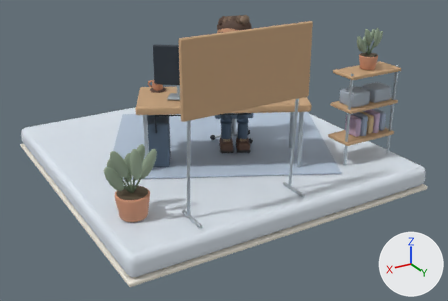
The glTF model site/public/dioramas/ai.glb as it was, and as the next commit left it.
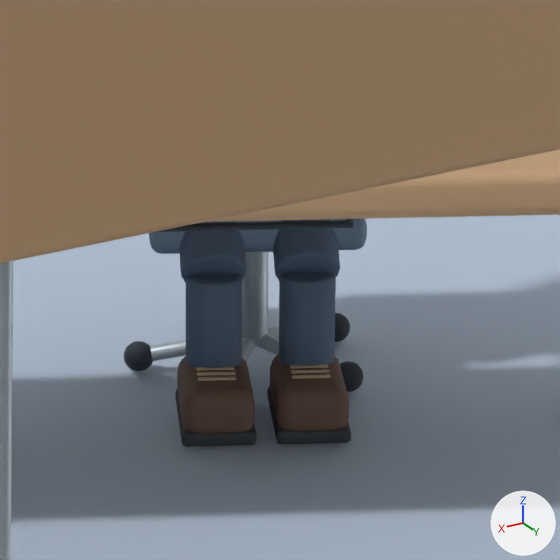
The first picture shows the older version from a 50 mm camera at (4.9, 8.68, 4.17) aimed at (-0.02, 0.49, 0.07). The close-ups show the older and then the newer version on the part from 42% to 64% of the width and 25% to 58% of the height of that picture. Only the edits that show in the close-ups are written down. Arrows for +X, +Y and +Z are at lower right; the lights stay in place. Where no turn or scale is listed for an object, it has been applied to the vertices. Vertices at exactly the same position are counted once.

In view in the first close-up: 'Board leg.001', 'Boot', 'Boot.001', 'Chair seat', 'Chair support', 'Oak desktop', 'Planning board frame', 'Shin', 'Shin.001', 'Sole', 'Sole.001', 'Thigh', 'Thigh.001', 'Workstation rug' and 14 more.
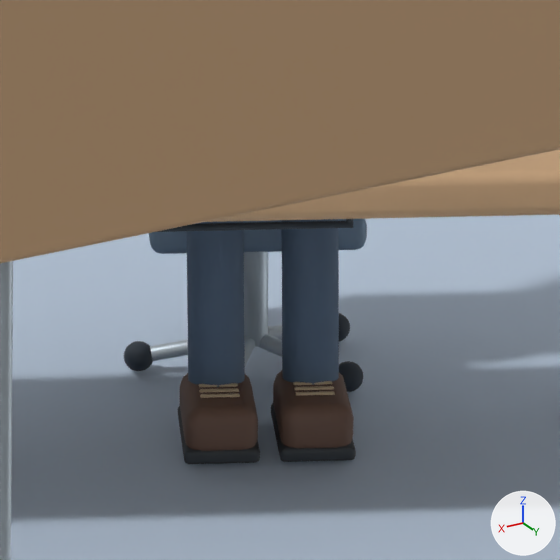
Where the newer file only moved an object's origin or applied its transform, the numbers keep the older frame.

Patch to the scene script:
```diff
--- a/site/public/dioramas/ai.glb.py
+++ b/site/public/dioramas/ai.glb.py
@@ me_cylinder_003 @@
 # used by ob_shin; parent = ob_michael; location = (-0.14, -0.36, 0.32); rotation_euler = (3.142, 0.0, 0.0), in degrees (180, 0, 0)
-me_cylinder_003.from_pydata(...)  # 144 vertices, 284 faces; spans x -0.084..0.084, y -0.084..0.084, z -0.16..0.16
+me_cylinder_003.from_pydata(...)  # 144 vertices, 284 faces; spans x -0.084..0.084, y -0.084..0.084, z -0.287..0.287
+# me_cylinder_003 part 1: all 72 vertices in x -0.084..0.084, y -0.084..0.084, z -0.16..-0.147 are moved by (0.0, 0.0, -0.127)
+# me_cylinder_003 part 2: all 72 vertices in x -0.084..0.084, y -0.084..0.084, z 0.147..0.16 are moved by (0.0, 0.0, 0.127)
 me_cylinder_003.materials.append(mat_mat_pants)
@@ me_cylinder_005 @@
 # used by ob_shin_001; parent = ob_michael; location = (0.14, -0.36, 0.32); rotation_euler = (3.142, 0.0, 0.0), in degrees (180, 0, 0)
-me_cylinder_005.from_pydata(...)  # 144 vertices, 284 faces; spans x -0.084..0.084, y -0.084..0.084, z -0.16..0.16
+me_cylinder_005.from_pydata(...)  # 144 vertices, 284 faces; spans x -0.084..0.084, y -0.084..0.084, z -0.287..0.287
+# me_cylinder_005 part 3: all 72 vertices in x -0.084..0.084, y -0.084..0.084, z -0.16..-0.147 are moved by (0.0, 0.0, -0.127)
+# me_cylinder_005 part 4: all 72 vertices in x -0.084..0.084, y -0.084..0.084, z 0.147..0.16 are moved by (0.0, 0.0, 0.127)
 me_cylinder_005.materials.append(mat_mat_pants)
@@ me_cylinder_002 @@
-me_cylinder_002.from_pydata(...)  # 144 vertices, 284 faces; spans x -0.168..0.168, y -0.221..0.221, z -0.199..0.199
+me_cylinder_002.from_pydata(...)  # 144 vertices, 284 faces; spans x -0.164..0.183, y -0.199..0.235, z 0.033..0.242
+# me_cylinder_002 part 5: the whole mesh is multiplied about its middle by the matrix ((0.951, -0.095, -0.226), (-0.095, 0.818, -0.433), (0.25, 0.481, 0.84)), then moved by (0.009, 0.018, 0.137)
 me_cylinder_002.materials.append(mat_mat_pants)
@@ me_cylinder_004 @@
-me_cylinder_004.from_pydata(...)  # 144 vertices, 284 faces; spans x -0.168..0.168, y -0.221..0.221, z -0.199..0.199
+me_cylinder_004.from_pydata(...)  # 144 vertices, 284 faces; spans x -0.164..0.183, y -0.199..0.235, z 0.033..0.242
+# me_cylinder_004 part 6: the whole mesh is multiplied about its middle by the matrix ((0.951, -0.095, -0.226), (-0.095, 0.818, -0.433), (0.25, 0.481, 0.84)), then moved by (0.009, 0.018, 0.137)
 me_cylinder_004.materials.append(mat_mat_pants)
@@ ob_boot @@
 ob_boot = bpy.data.objects.new('Boot', me_cube_065)
-ob_boot.location = (-0.124, 0.396, 0.13)
+ob_boot.location = (-0.064, 0.511, 0.13)
@@ ob_boot_001 @@
 ob_boot_001 = bpy.data.objects.new('Boot.001', me_cube_070)
-ob_boot_001.location = (-0.372, 0.525, 0.13)
+ob_boot_001.location = (-0.312, 0.64, 0.13)
@@ ob_shin @@
 ob_shin.parent = ob_michael
-ob_shin.location = (-0.14, -0.36, 0.32)
-ob_shin.rotation_euler = (3.142, 0.0, 0.0)  # degrees (180, 0, 0)
+ob_shin.location = (-0.14, -0.45, 0.453)
+ob_shin.rotation_euler = (2.966, 0.0, 0.0)  # degrees (170, 0, 0)
@@ ob_shin_001 @@
 ob_shin_001.parent = ob_michael
-ob_shin_001.location = (0.14, -0.36, 0.32)
-ob_shin_001.rotation_euler = (3.142, 0.0, 0.0)  # degrees (180, 0, 0)
+ob_shin_001.location = (0.14, -0.45, 0.453)
+ob_shin_001.rotation_euler = (2.966, 0.0, 0.0)  # degrees (170, 0, 0)
@@ ob_sole @@
 ob_sole = bpy.data.objects.new('Sole', me_cube_066)
-ob_sole.location = (-0.124, 0.396, 0.063)
+ob_sole.location = (-0.064, 0.511, 0.063)
@@ ob_sole_001 @@
 ob_sole_001 = bpy.data.objects.new('Sole.001', me_cube_071)
-ob_sole_001.location = (-0.372, 0.525, 0.063)
+ob_sole_001.location = (-0.312, 0.64, 0.063)
```

Where the change shows, as pixel boxes [x1, y1, x2, y2] in the close-ups (560 x 560 px; the box of a moved part takes in the faces that stretch with it):
'Shin.001', reshaped, moved, turned
    before: [279, 272, 336, 366]
    after: [282, 219, 339, 385]
'Shin', reshaped, moved, turned
    before: [186, 274, 242, 368]
    after: [187, 221, 245, 387]
'Boot.001', moved
    before: [270, 354, 349, 431]
    after: [273, 370, 354, 448]
'Boot', moved
    before: [177, 356, 255, 433]
    after: [180, 373, 258, 451]
'Thigh.001', reshaped (not visible afterwards)
    before: [273, 219, 340, 280]
'Thigh', reshaped (not visible afterwards)
    before: [179, 221, 246, 283]
'Sole.001', moved
    before: [267, 386, 351, 444]
    after: [271, 403, 356, 462]
'Sole', moved
    before: [175, 390, 257, 447]
    after: [178, 406, 260, 464]
part 1 of me_cylinder_003, moved or reshaped (not visible afterwards)
    before: [186, 274, 242, 289]
part 2 of me_cylinder_003, moved or reshaped
    before: [186, 281, 242, 368]
    after: [187, 230, 245, 387]
part 3 of me_cylinder_005, moved or reshaped (not visible afterwards)
    before: [280, 272, 336, 287]
part 4 of me_cylinder_005, moved or reshaped
    before: [279, 278, 336, 366]
    after: [282, 229, 339, 385]
